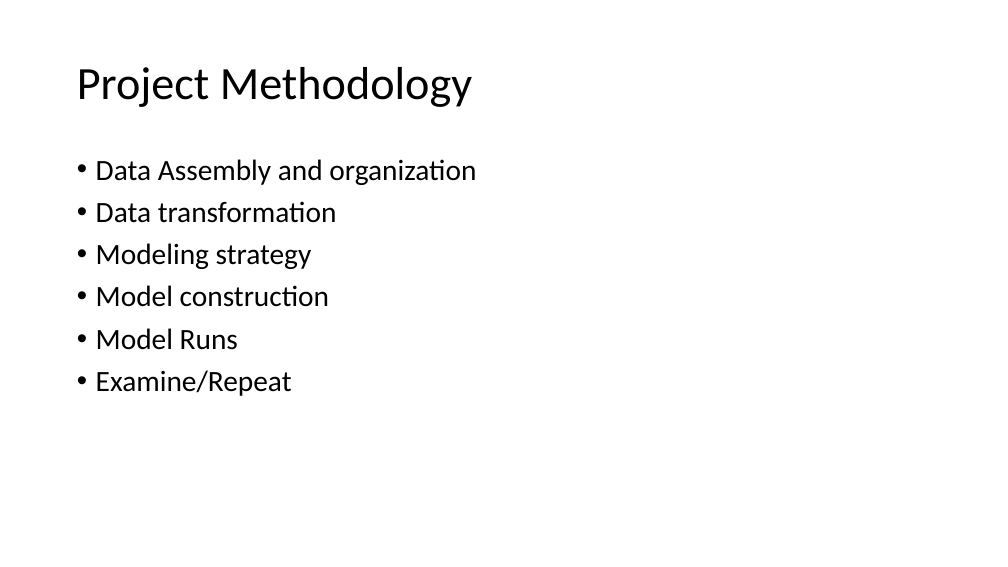
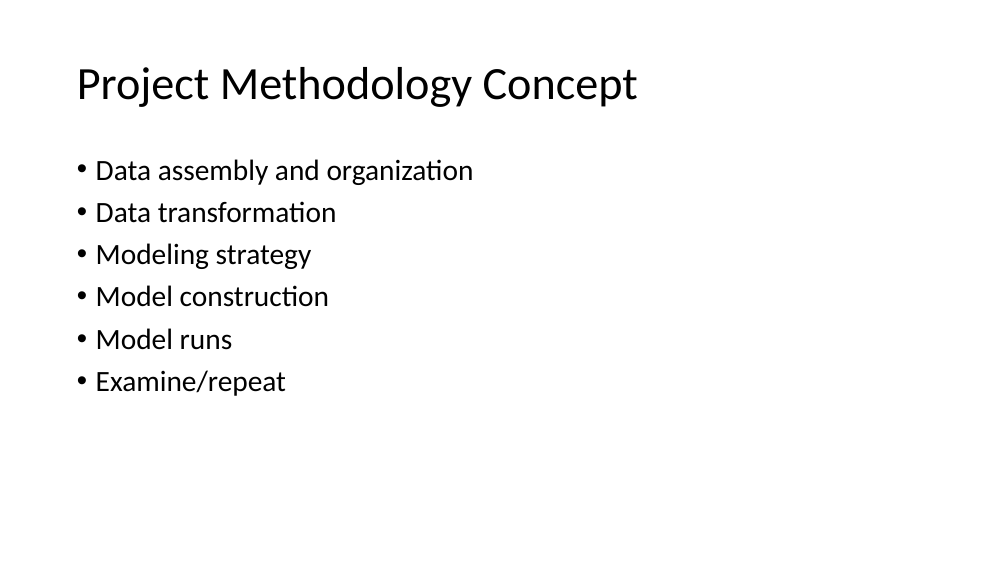
Before and after one commit to IMCI-GM/IMCI-GM-status, a slide deck: slide 4 of IMCI_GM_WG_110519.pptx (slide 3 before the commit). Drawn at 1008x567 pixels with LibreOffice and Linux fonts; fonts in the diff are those of the drawing. Boxes give left, top, right and bottom in pixels: in the first picture for what was removed or moved away, otherwise in the second. Text is boxed around its words. In the diff, an @@ line names an element or a change of style, - is before the commit and + after.

```diff
--- a/IMCI_GM_WG_110519.pptx
+++ b/IMCI_GM_WG_110519.pptx
@@ title at [77,67,638,107]: text changed @@
-Project Methodology
+Project Methodology Concept
@@ text at [96,159,474,185]: text changed @@
-• Data Assembly and organization
+• Data assembly and organization
@@ text at [96,328,286,396]: text changed @@
-• Model Runs
-• Examine/Repeat
+• Model runs
+• Examine/repeat
```
Also in this commit, not shown: 4 other slides changed, 1 slide added, 1 other file.
